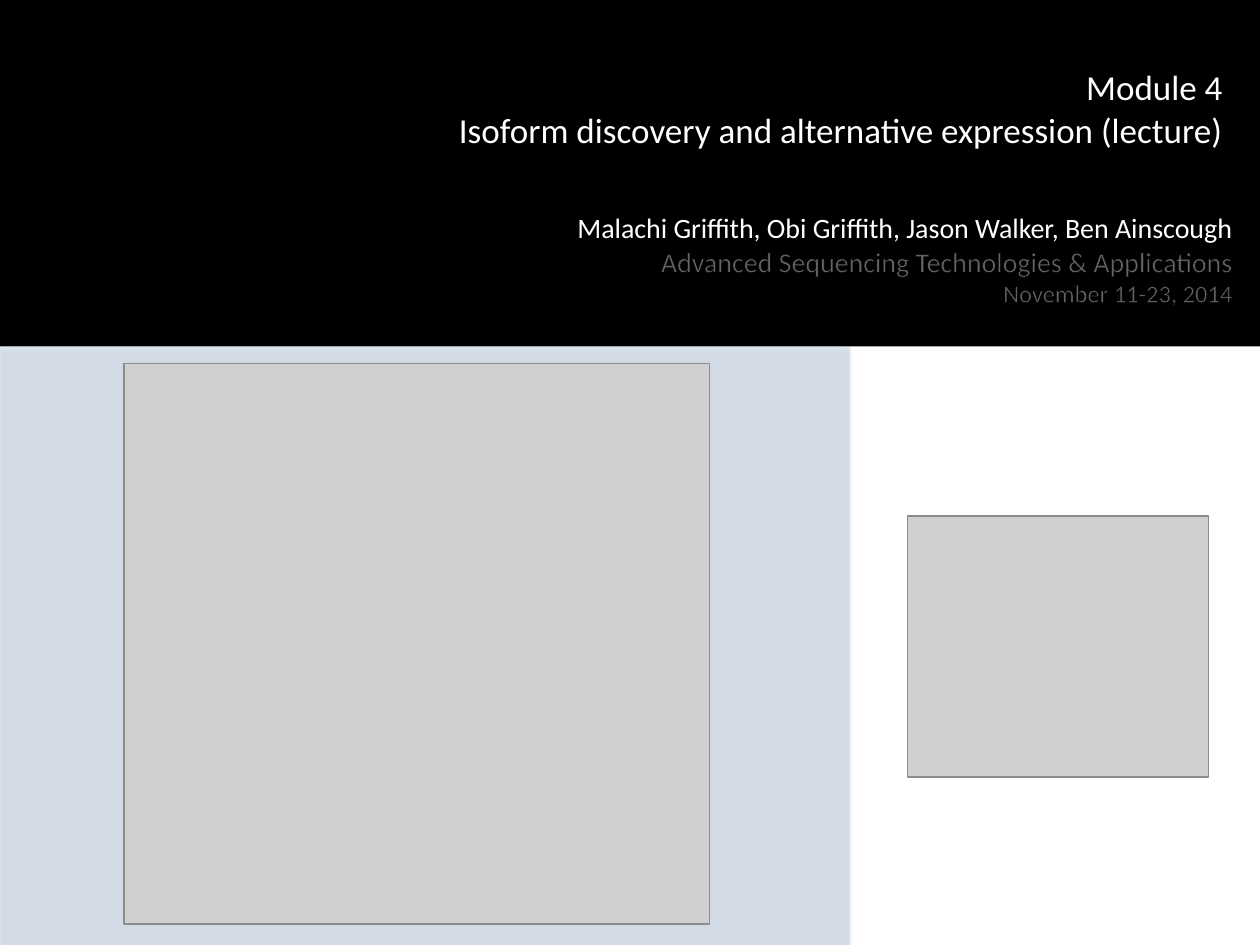
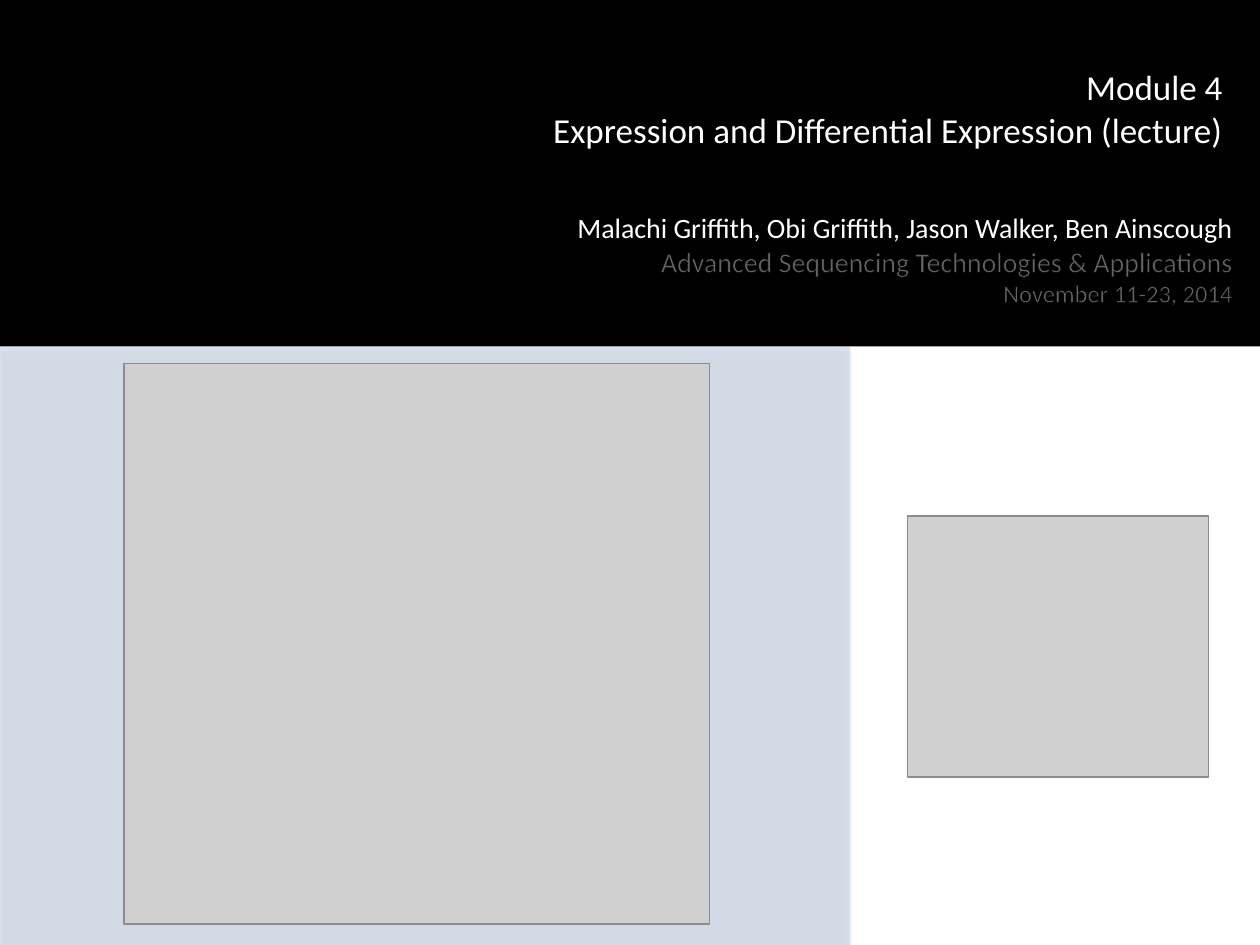
Before and after one commit to griffithlab/rnaseq_tutorial, a slide deck: slide 2 of lectures/cshl/2014/RNASeq_Module4_Lecture.pptx. Drawn at 1260x945 pixels with LibreOffice and Linux fonts; fonts in the diff are those of the drawing; grey boxes stand for pictures; background and template pictures are left out. Boxes give left, top, right and bottom in pixels: in the first picture for what was removed or moved away, otherwise in the second. Text is boxed around its words. In the diff, an @@ line names an element or a change of style, - is before the commit and + after.

Commit message:
harmonize module numbering with wiki numbering

```diff
--- a/lectures/cshl/2014/RNASeq_Module4_Lecture.pptx
+++ b/lectures/cshl/2014/RNASeq_Module4_Lecture.pptx
@@ text at [553,75,1223,149]: text changed @@
-Module 4
-Isoform discovery and alternative expression (lecture)
+Module 4
+Expression and Differential Expression (lecture)
```
Also in this commit, not shown: 2 other slides changed, 15 slides added, 12 slides removed, 17 other files.
